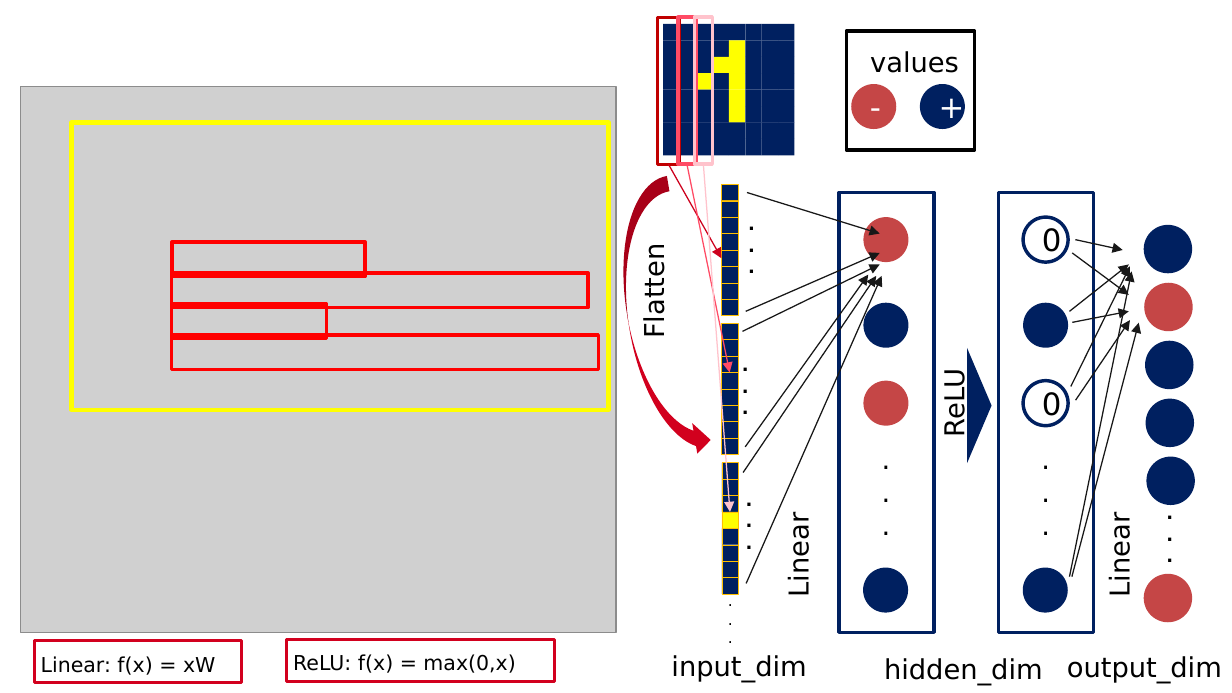
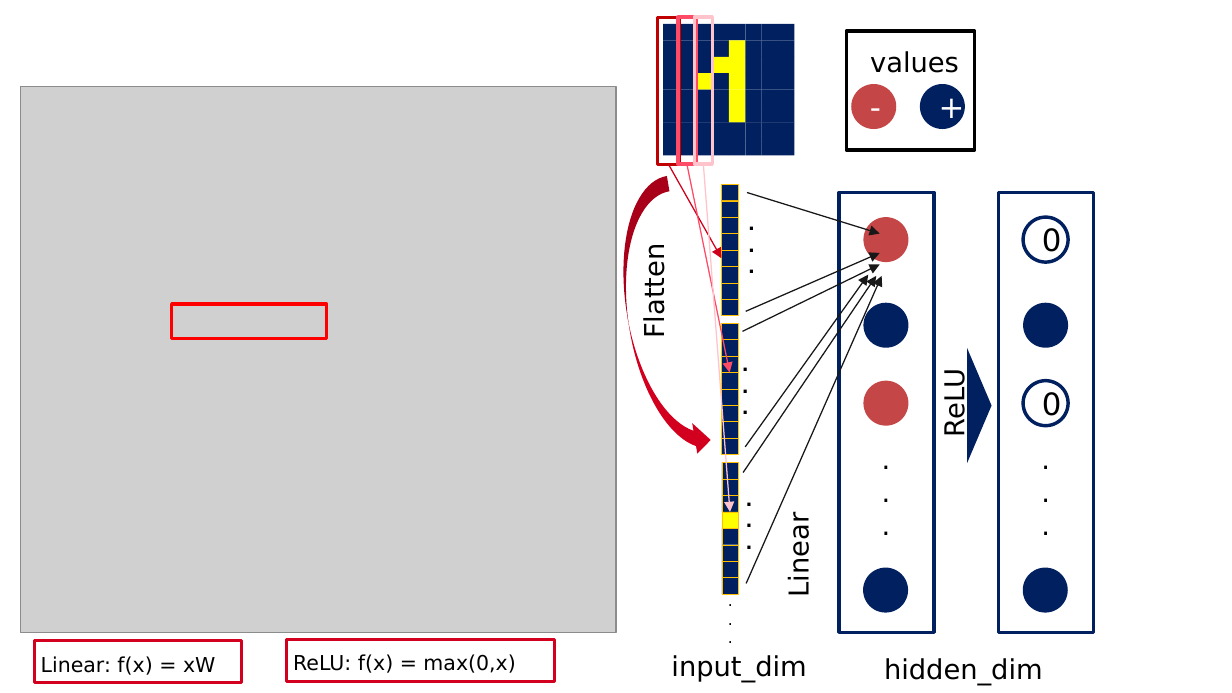
Before and after one commit to BAMeScience/workshop_neural_nets, a slide deck: slide 18 of slides/General_problem_and_PyTorch_example.pptx (slide 15 before the commit). Drawn at 1232x693 pixels with LibreOffice and Linux fonts; fonts in the diff are those of the drawing; grey boxes stand for pictures; background and template pictures are left out. Boxes give left, top, right and bottom in pixels: in the first picture for what was removed or moved away, otherwise in the second. Text is boxed around its words. In the diff, an @@ line names an element or a change of style, - is before the commit and + after.

```diff
--- a/slides/General_problem_and_PyTorch_example.pptx
+++ b/slides/General_problem_and_PyTorch_example.pptx
@@ rectangle removed at (71, 122, 609, 409) @@
@@ ellipse removed at (1146, 227, 1191, 272) @@
@@ rectangle removed at (171, 243, 365, 277) @@
@@ arrow removed from (1069, 312) to (1129, 265) @@
@@ arrow removed from (1071, 387) to (1130, 266) @@
@@ arrow removed from (1072, 253) to (1129, 294) @@
@@ arrow removed from (1076, 240) to (1122, 250) @@
@@ rectangle removed at (171, 274, 588, 308) @@
@@ arrow removed from (1069, 577) to (1132, 271) @@
@@ ellipse removed at (1146, 285, 1191, 330) @@
@@ arrow removed from (1072, 323) to (1129, 312) @@
@@ arrow removed from (1072, 577) to (1138, 323) @@
@@ arrow removed from (1076, 400) to (1130, 320) @@
@@ rectangle removed at (171, 335, 598, 370) @@
@@ ellipse removed at (1147, 342, 1193, 388) @@
@@ ellipse removed at (1147, 400, 1193, 446) @@
@@ ellipse removed at (1148, 458, 1194, 504) @@
@@ text removed at (1167, 501, 1211, 582) @@
-.
-.
-.
@@ text removed at (1104, 520, 1136, 595) @@
-Linear
@@ ellipse removed at (1146, 575, 1191, 621) @@
@@ text removed at (1067, 656, 1222, 683) @@
-output_dim
```
Also in this commit, not shown: 1 other slide changed, 7 slides added, 1 slide removed.
